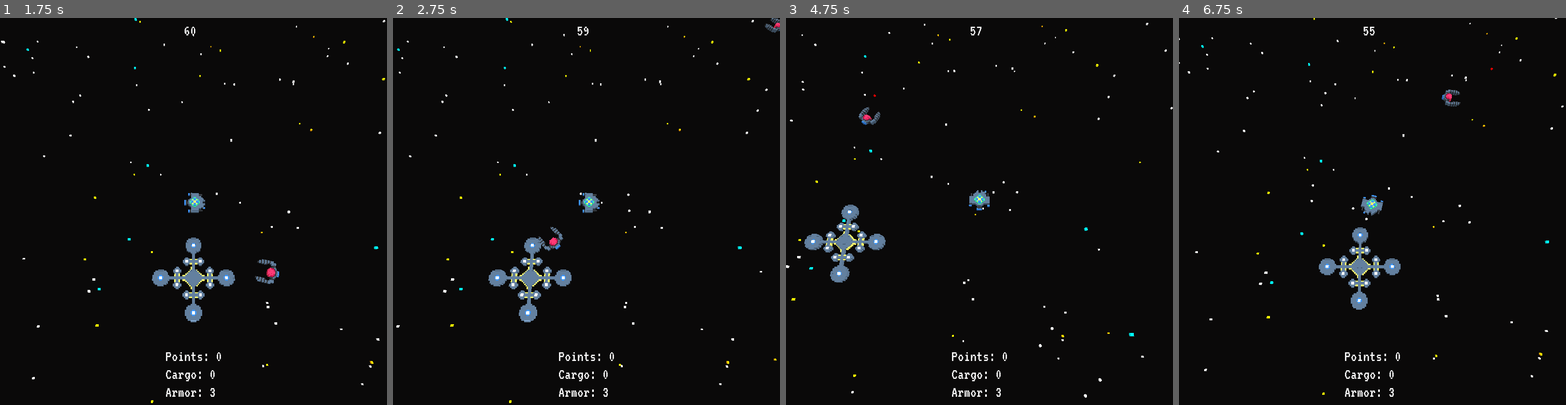
Above: before the commit, frames 1-4 (left to right).
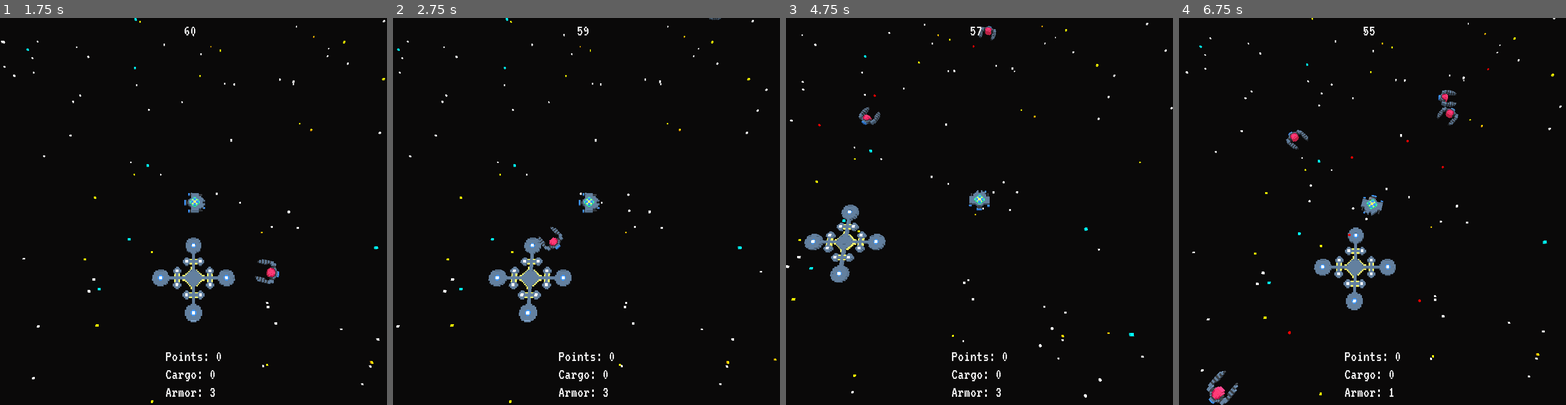
Above: after the commit, the same moments.

Repository: the-g-force/2022-January
Game: Godot game, scene res://Intro/MainMenu.tscn
Same seed, same stepped clock (60 frames per second), same inputs: the game is played once before the commit and once after it.
Inputs (mouse positions are in pixels of both pictures, inside the frame that each line leads up to):
- Up to frame 1 (1.75 s): click "Play!" at 0.5 s; click "Play!" at 1.25 s
- Up to frame 2 (2.75 s): move the mouse to (671, 192) at 2.02 s; hold D (move_right) from 2.03 s (still down); tap Space (fire) at 2.1 s; click (671, 192) at 2.17 s
- Up to frame 3 (4.75 s): move the mouse to (902, 230) at 2.77 s; release D (move_right) at 2.78 s; hold S (move_down) 2.78-3.53 s; tap Space (fire) at 2.85, 3.6, 4.35 s; move the mouse to (1018, 126) at 3.52 s; hold D (move_right) 3.53-4.28 s; move the mouse to (960, 288) at 4.27 s; hold W (move_up) from 4.28 s (still down); click (960, 288) at 4.42 s
- Up to frame 4 (6.75 s): move the mouse to (1488, 269) at 5.02 s; release W (move_up) at 5.03 s; hold A (move_left) 5.03-6.53 s; tap Space (fire) at 5.1, 5.85, 6.6 s; move the mouse to (1256, 153) at 5.77 s; move the mouse to (1391, 211) at 6.52 s; hold S (move_down) from 6.53 s (still down); click (1391, 211) at 6.67 s

Frame 1 is identical in both runs. In frame 2, 0.1% of the frame differs, in the area x 81-100%, y 0-4%; in frame 3, less than 0.1%; in frame 4, 2.4%, in the area x 0-100%, y 0-100%.

Commit message:
Make pirate sensor radius larger

Diff:
--- a/project/Enemies/Pirate/Pirate.tscn
+++ b/project/Enemies/Pirate/Pirate.tscn
@@ -8,7 +8,7 @@
 points = PoolVector3Array( 7.19036, -1.69479, 1.5, -7.58078, -1.84125, -1.5, -7.19001, -1.69479, 1.5, -6.09493, 9.12698 …(1014 unchanged characters)…
 
 [sub_resource type="SphereShape" id=2]
-radius = 200.0
+radius = 400.0
 
 [node name="Pirate" type="KinematicBody"]
 collision_layer = 4
--- a/project/Player/Hud.gd
+++ b/project/Player/Hud.gd
@@ -57,3 +57,4 @@
 	_game_over_buttons.visible = true
 	_game_over_message.visible = true
 	_game_over_message.text = "Game over! You got "+str(_points)+" points!"
+	_seconds_display.text = "0"
